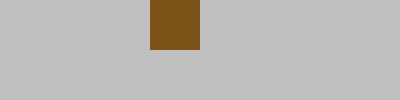
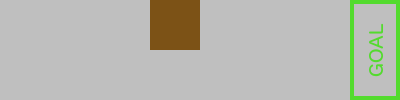
Layered file, before and after one edit (w=400, h=100). Changes by layer:
added layer "GOAL" above "easy_bg.png" over bbox(369, 23, 383, 77)
painted on "easy_bg.png" over bbox(350, 0, 400, 100)
